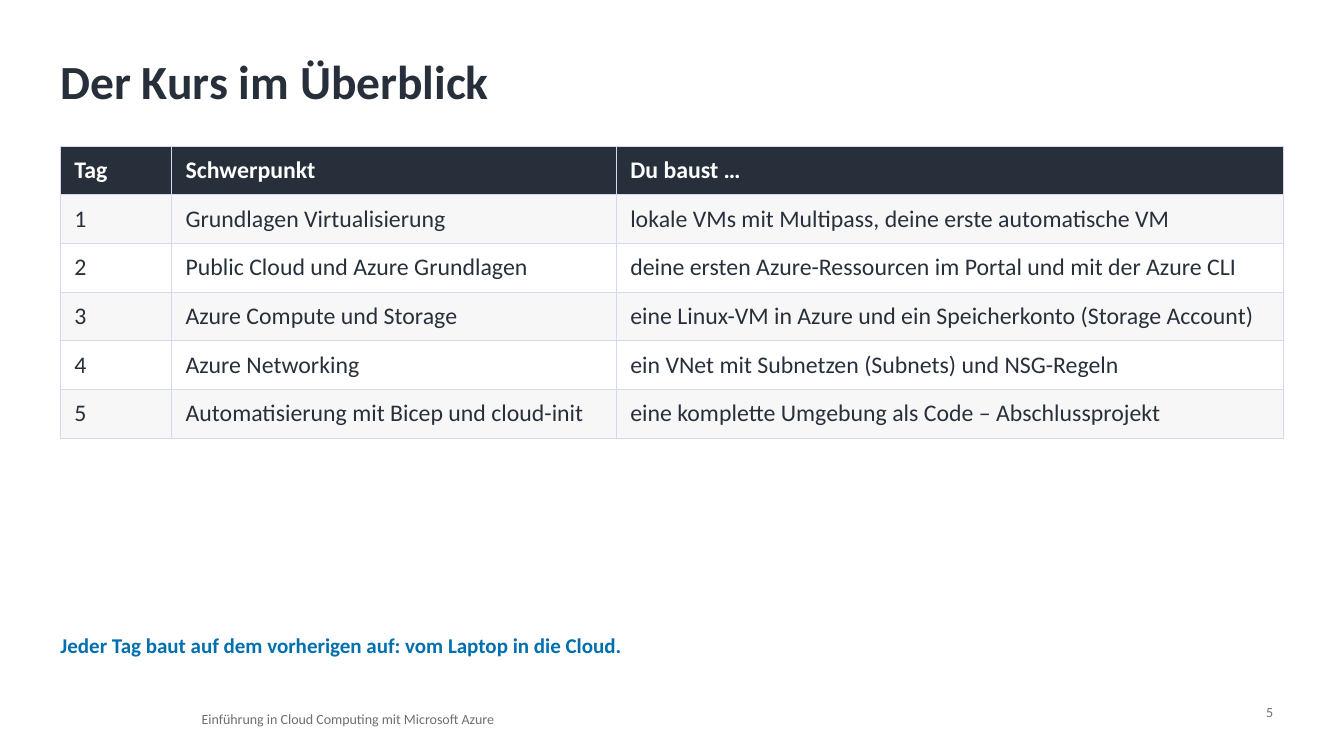
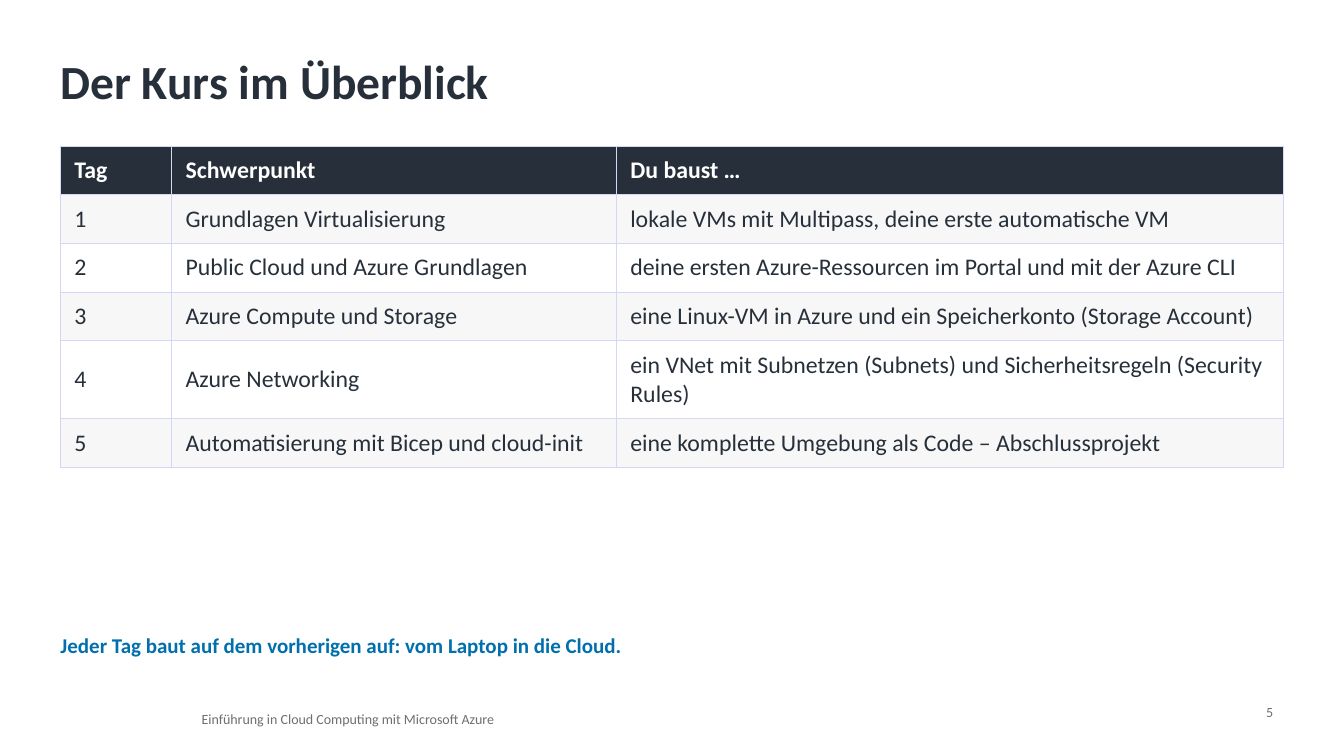
Before and after one commit to pat-teacher/azure-basics-training, a slide deck: slide 5 of praesentationen/kurs-einfuehrung.pptx. Drawn at 1344x756 pixels with LibreOffice and Linux fonts; fonts in the diff are those of the drawing; background and template pictures are left out. Boxes give left, top, right and bottom in pixels: in the first picture for what was removed or moved away, otherwise in the second. Text is boxed around its words. In the diff, an @@ line names an element or a change of style, - is before the commit and + after.

Commit message:
Refactor terminology from NSG rules to Security Rules across documentation and codebase for consistency and clarity. Update related content in README, assignments, solutions, presentations, and glossary. Ensure all references to security rules are accurate and reflect current Azure terminology.

```diff
--- a/praesentationen/kurs-einfuehrung.pptx
+++ b/praesentationen/kurs-einfuehrung.pptx
@@ table at [60,146,1284,459] @@
-row 5, column 3: ein VNet mit Subnetzen (Subnets) und NSG-Regeln
+row 5, column 3: ein VNet mit Subnetzen (Subnets) und Sicherheitsregeln (Security Rules)
```
Also in this commit, not shown: 17 other files.
